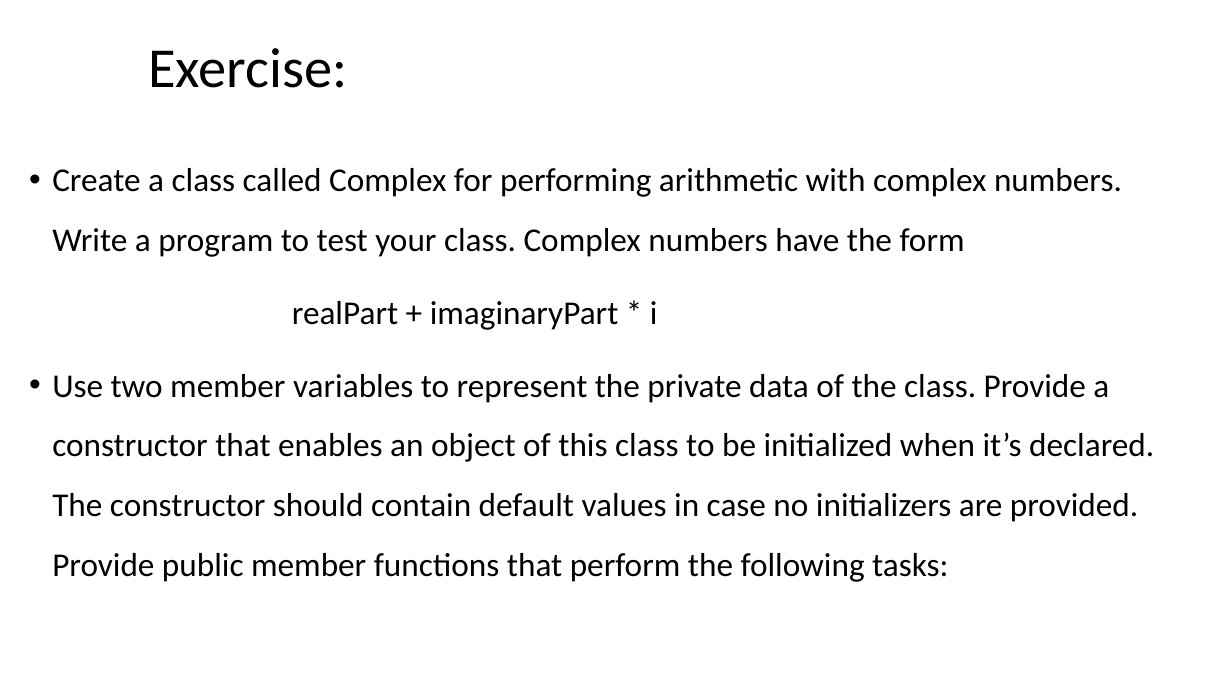
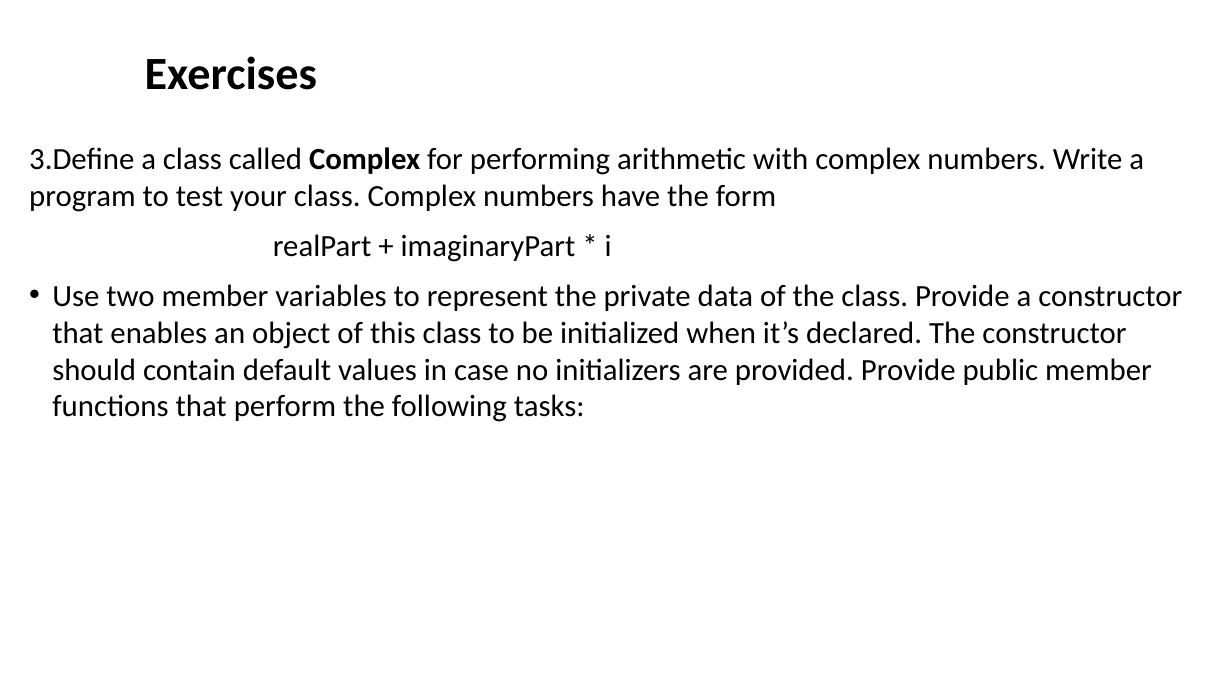
Before and after one commit to ShiqiYu/CPP, a slide deck: slide 19 of week09/Lab09.pptx. Drawn at 1232x693 pixels with LibreOffice and Linux fonts; fonts in the diff are those of the drawing; background and template pictures are left out. Boxes give left, top, right and bottom in pixels: in the first picture for what was removed or moved away, otherwise in the second. Text is boxed around its words. In the diff, an @@ line names an element or a change of style, - is before the commit and + after.

```diff
--- a/week09/Lab09.pptx
+++ b/week09/Lab09.pptx
@@ text added at (145,56,317,90), 36 pt, text #000000, bold @@
+Exercises
@@ title removed at (148,48,347,88) @@
-Exercise:
@@ text at (29,147,1144,212): text changed; size 25.9 to 24 pt @@
-• Create a class called Complex for performing arithmetic with complex numbers. Write a program to test your class. Complex numbers have the form
+3.Define a class called Complex for performing arithmetic with complex numbers. Write a program to test your class. Complex numbers have the form
@@ text at (52,234,1182,422): size 25.9 to 24 pt in "realPart + imaginaryPart * i", "Use two member variables to represent the ..."; line spacing 1.5 to 1 @@
```
Also in this commit, not shown: 14 other slides changed, 2 slides added, 2 slides removed, 1 other file.
